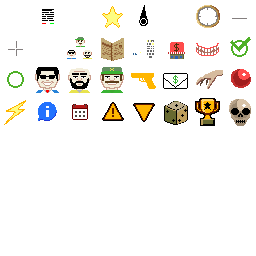
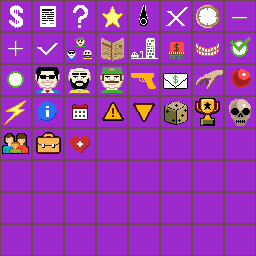
Layers edited between the first and the second 256px x 256px image:
added layer "Layer 9" above "Layer 8" over [36, 132, 61, 154]
added layer "Layer 7" above "Layer 6" over [2, 133, 29, 154]
showed "grid" over [0, 0, 256, 256]
added layer "Layer 16" above "Layer 15" over [70, 136, 90, 153]
showed "Color Fill 1" over [0, 0, 256, 256]
